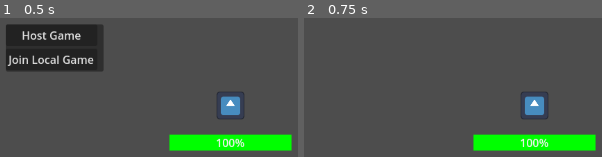
Above: before the commit, frames 1-2 (left to right).
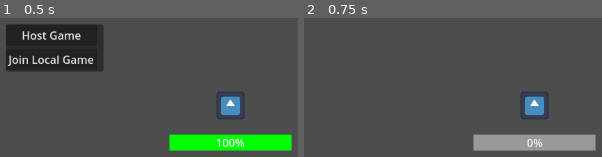
Above: after the commit, the same moments.

Repository: ifelldownahole/2D_Crazy_Cattle_3D_Local_Multiplayer_Battle_Royale_Edition_With_Guns
Game: Godot game, scene res://scenes/main.tscn
Two runs of this game, one before a commit and one after it. Both use one fixed random seed, a clock stepped at 60 frames per second and the inputs below. The engine's default icon, where the game draws it, is replaced by a stand-in: a white triangle on a blue panel in a dark square.
Inputs:
- Up to frame 1 (0.5 s): no input
- Up to frame 2 (0.75 s): click "Host Game" at 0.5 s

Frame 1 is identical in both runs. In frame 2, 5.0% of the frame differs, in the area x 56-98%, y 83-96%.

Commit message:
Fix rigidbody and add proper player leaving
Now the second player is an actual rigidbody2d, and players get removed from the scene when they leave, cleaning up the space.

Diff:
--- a/scenes/main.tscn
+++ b/scenes/main.tscn
@@ -3,17 +3,17 @@
 [ext_resource type="Script" uid="uid://eahh5ksk8s1h" path="res://scripts/game_manager.gd" id="1_0wfyh"]
 [ext_resource type="PackedScene" uid="uid://dbdj7seqgf357" path="res://scenes/test_sheep.tscn" id="2_sugp2"]
 
-[node name="main" type="Node"]
+[node name="Game" type="Node"]
 script = ExtResource("1_0wfyh")
 
 [node name="Timer" type="Timer" parent="."]
 wait_time = 0.5
 autostart = true
 
-[node name="TestSheep" parent="." instance=ExtResource("2_sugp2")]
+[node name="sheep" parent="." instance=ExtResource("2_sugp2")]
 position = Vector2(576, 393)
 
-[node name="Camera2D" type="Camera2D" parent="TestSheep"]
+[node name="Camera2D" type="Camera2D" parent="sheep"]
 
 [node name="multiplayerHUD" type="Control" parent="."]
 unique_name_in_owner = true
@@ -49,6 +49,13 @@
 layout_mode = 2
 text = "Join Local Game"
 
-[connection signal="timeout" from="Timer" to="TestSheep" method="_on_timer_timeout"]
+[node name="MultiplayerSpawner" type="MultiplayerSpawner" parent="."]
+_spawnable_scenes = PackedStringArray("uid://b6q6rub36jddy")
+spawn_path = NodePath("../Players")
+spawn_limit = 5
+
+[node name="Players" type="Node2D" parent="."]
+
+[connection signal="timeout" from="Timer" to="sheep" method="_on_timer_timeout"]
 [connection signal="pressed" from="multiplayerHUD/Panel/VBoxContainer/Host_Game" to="." method="become_host"]
 [connection signal="pressed" from="multiplayerHUD/Panel/VBoxContainer/Join_Game" to="." method="join_game"]
--- a/scenes/multiplayer_player.tscn
+++ b/scenes/multiplayer_player.tscn
@@ -1,6 +1,42 @@
-[gd_scene load_steps=2 format=3 uid="uid://b3xyuaf21mha4"]
+[gd_scene load_steps=7 format=3 uid="uid://b6q6rub36jddy"]
 
 [ext_resource type="Script" uid="uid://btcaf5rwftbvv" path="res://scripts/multiplayer/multiplayer_controller.gd" id="1_47gve"]
+[ext_resource type="Texture2D" uid="uid://bu41bigjqctmh" path="res://assets/icon.svg" id="2_80evv"]
 
-[node name="MultiplayerPlayer" type="CharacterBody2D"]
+[sub_resource type="RectangleShape2D" id="RectangleShape2D_80evv"]
+size = Vector2(40, 40)
+
+[sub_resource type="Theme" id="Theme_2d20i"]
+
+[sub_resource type="StyleBoxFlat" id="StyleBoxFlat_k8tkd"]
+
+[sub_resource type="StyleBoxFlat" id="StyleBoxFlat_jlq18"]
+bg_color = Color(0, 1, 0, 1)
+
+[node name="MultiplayerPlayer" type="RigidBody2D"]
 script = ExtResource("1_47gve")
+
+[node name="Sprite2D" type="Sprite2D" parent="."]
+position = Vector2(3.8147e-06, 1.90735e-06)
+scale = Vector2(0.3125, 0.314453)
+texture = ExtResource("2_80evv")
+
+[node name="CollisionShape2D" type="CollisionShape2D" parent="."]
+shape = SubResource("RectangleShape2D_80evv")
+
+[node name="healthBar" type="ProgressBar" parent="."]
+anchors_preset = 5
+anchor_left = 0.5
+anchor_right = 0.5
+offset_left = -88.0
+offset_top = 42.0
+offset_right = 88.0
+offset_bottom = 65.0
+grow_horizontal = 2
+theme = SubResource("Theme_2d20i")
+theme_override_styles/background = SubResource("StyleBoxFlat_k8tkd")
+theme_override_styles/fill = SubResource("StyleBoxFlat_jlq18")
+step = 1.0
+fill_mode = 1
+
+[node name="Camera2D" type="Camera2D" parent="."]
--- a/scripts/multiplayer/multiplayer_controller.gd
+++ b/scripts/multiplayer/multiplayer_controller.gd
@@ -1 +1,5 @@
-extends CharacterBody2D
+extends RigidBody2D
+
+@export var player_id :=1:
+	set(id):
+		player_id = id
--- a/scripts/multiplayer/multiplayer_manager.gd
+++ b/scripts/multiplayer/multiplayer_manager.gd
@@ -3,9 +3,14 @@
 const SERVER_PORT = 8080
 const SERVER_IP = "127.0.0.1"
 
+var multiplayer_scene = preload("res://scenes/multiplayer_player.tscn")
+
+var _players_spawn_node
 
 func become_host():
 	print("becoming host...")
+
+	_players_spawn_node = get_tree().get_current_scene().get_node("Players")
 
 	var server_peer = ENetMultiplayerPeer.new()
 	server_peer.create_server(SERVER_PORT)
@@ -15,6 +20,10 @@
 	multiplayer.peer_connected.connect(_add_player_to_game)
 	multiplayer.peer_disconnected.connect(_del_player)
 
+	_remove_single_player()
+
+	_add_player_to_game(1)
+
 func join_game():
 	print("joining game...")
 
@@ -23,10 +32,25 @@
 
 	multiplayer.multiplayer_peer = client_peer
 
+	_remove_single_player()
+
 func _add_player_to_game(id: int):
 	print("Player %s joined the game!" % id)
+
+	var player_to_add = multiplayer_scene.instantiate()
+	player_to_add.player_id = id
+	player_to_add.name = str(id)
+
+	_players_spawn_node.add_child(player_to_add, true)
 
 
 func _del_player(id: int):
 	print("Player %s left the game!" % id)
-	pass
+	if not _players_spawn_node.has_node(str(id)):
+		return
+	_players_spawn_node.get_node(str(id)).queue_free()
+
+func _remove_single_player():
+	print("remove singleplayer!")
+	var player_to_remove = get_tree().get_current_scene().get_node("sheep")
+	player_to_remove.queue_free()
--- a/scripts/test_sheep.gd
+++ b/scripts/test_sheep.gd
@@ -2,7 +2,6 @@
 var speed = 0
 var velocity = Vector2.ZERO
 var ANGULAR_SPEED = PI
-var thread = null # Assign the thread object to this variable
 @export var MAX_HEALTH = 500
 var health = MAX_HEALTH
 @export var TURN_SPEED_MULTIPLIER = 1200
@@ -16,7 +15,6 @@
 	set_contact_monitor(true)
 	set_max_contacts_reported(50)
 	$healthBar.max_value = health
-	thread = Thread.new() # Create a new thread object
 	print("iexistiguess")
 
 # test function for the thread
@@ -39,7 +37,7 @@
 	health -= linear_velocity.length()
 	if health < 0:
 		health = 0
-	thread.start(hit_physics.bind(linear_velocity.length())) # Start the thread
+	hit_physics(linear_velocity.length())
 
 func hit_physics(force):
 	var delay = force / 100
@@ -52,11 +50,5 @@
 	await get_tree().create_timer(delay).timeout
 	linear_damp = 1
 	angular_damp = 5
-	print(OS.get_thread_caller_id())
-	print(OS.get_main_thread_id())
-
-# Thread must be disposed (or "joined"), for portability.
-func _exit_tree():
-	thread.wait_to_finish()
 #func _on_timer_timeout():
 	#print(constant_force)
